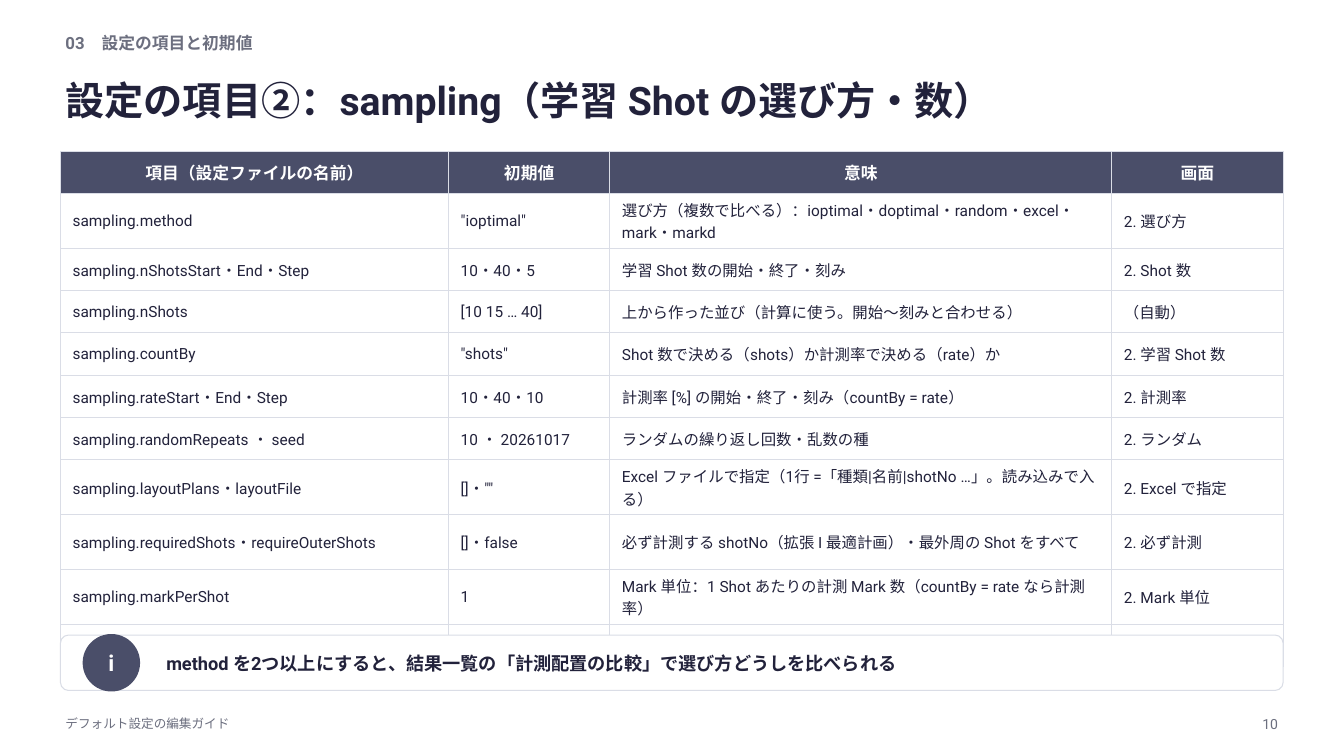
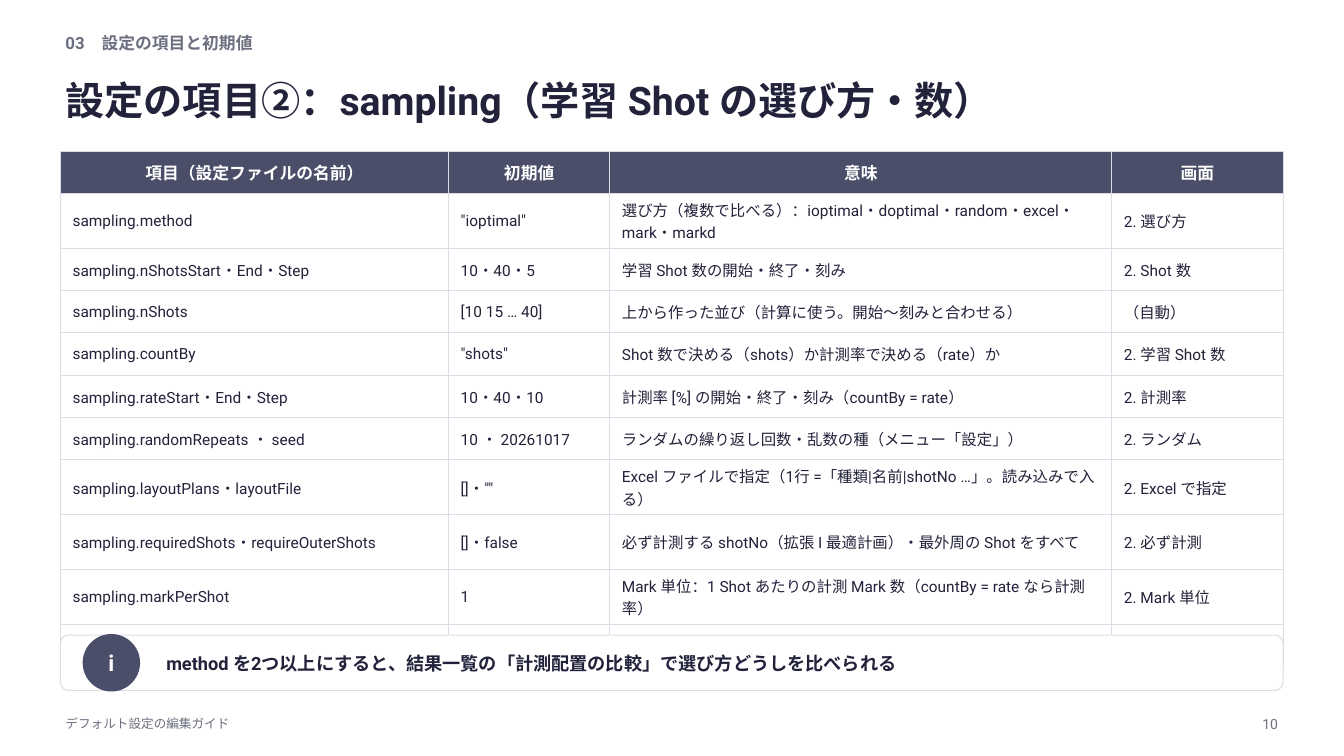
Before and after one commit to rsakamoto-0824/alignment-estimation-benchmark, a slide deck: slide 10 of matlab_app/docs/defaults_guide/デフォルト設定の編集ガイド.pptx. Drawn at 1344x756 pixels with LibreOffice and Linux fonts; fonts in the diff are those of the drawing. Boxes give left, top, right and bottom in pixels: in the first picture for what was removed or moved away, otherwise in the second. Text is boxed around its words. In the diff, an @@ line names an element or a change of style, - is before the commit and + after.

```diff
--- a/matlab_app/docs/defaults_guide/デフォルト設定の編集ガイド.pptx
+++ b/matlab_app/docs/defaults_guide/デフォルト設定の編集ガイド.pptx
@@ table at (x1=60, y1=151, x2=1284, y2=660) @@
-row 7, column 3: ランダムの繰り返し回数・乱数の種
+row 7, column 3: ランダムの繰り返し回数・乱数の種（メニュー「設定」）
```
Also in this commit, not shown: 9 other slides changed, 1 slide added, 36 other files.
